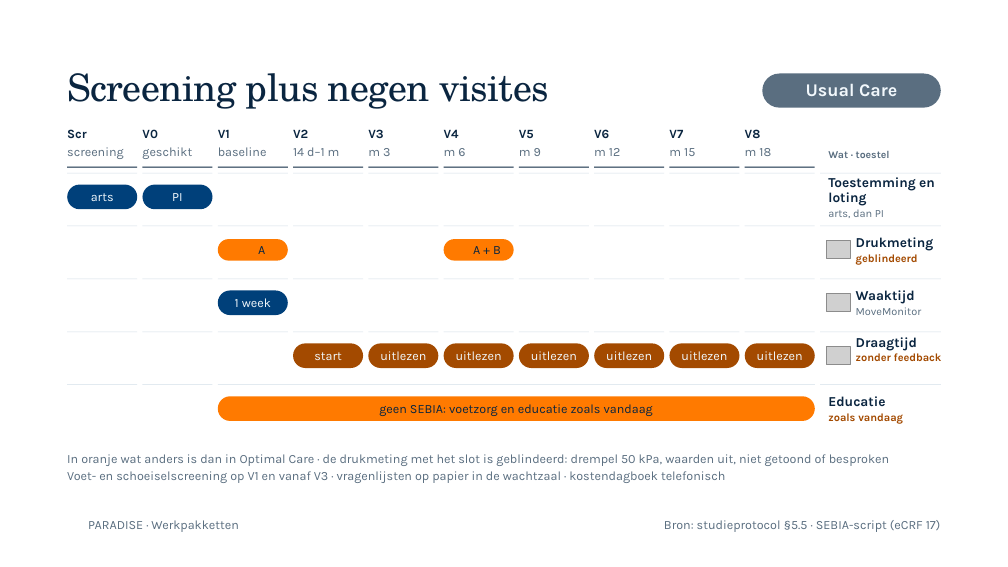
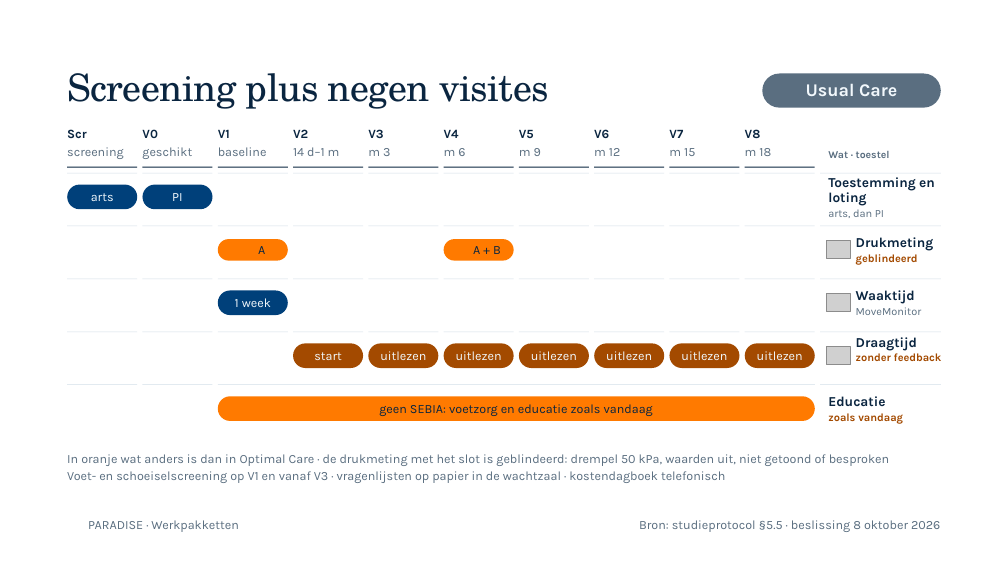
Before and after one commit to Dellfs/paradise-project, a slide deck: slide 23 of PARADISE_presentatie/webdecks/PARADISE_voetklinieken_12okt_zonder_cameo.pptx. Drawn at 1008x567 pixels with LibreOffice and Linux fonts; fonts in the diff are those of the drawing; grey boxes stand for pictures; background and template pictures are left out. Boxes give left, top, right and bottom in pixels: in the first picture for what was removed or moved away, otherwise in the second. Text is boxed around its words. In the diff, an @@ line names an element or a change of style, - is before the commit and + after.

```diff
--- a/PARADISE_presentatie/webdecks/PARADISE_voetklinieken_12okt_zonder_cameo.pptx
+++ b/PARADISE_presentatie/webdecks/PARADISE_voetklinieken_12okt_zonder_cameo.pptx
@@ text at (x1=639, y1=520, x2=940, y2=532): text changed @@
-Bron: studieprotocol §5.5 · SEBIA-script (eCRF 17)
+Bron: studieprotocol §5.5 · beslissing 8 oktober 2026
```
Also in this commit, not shown: 1 other file.
